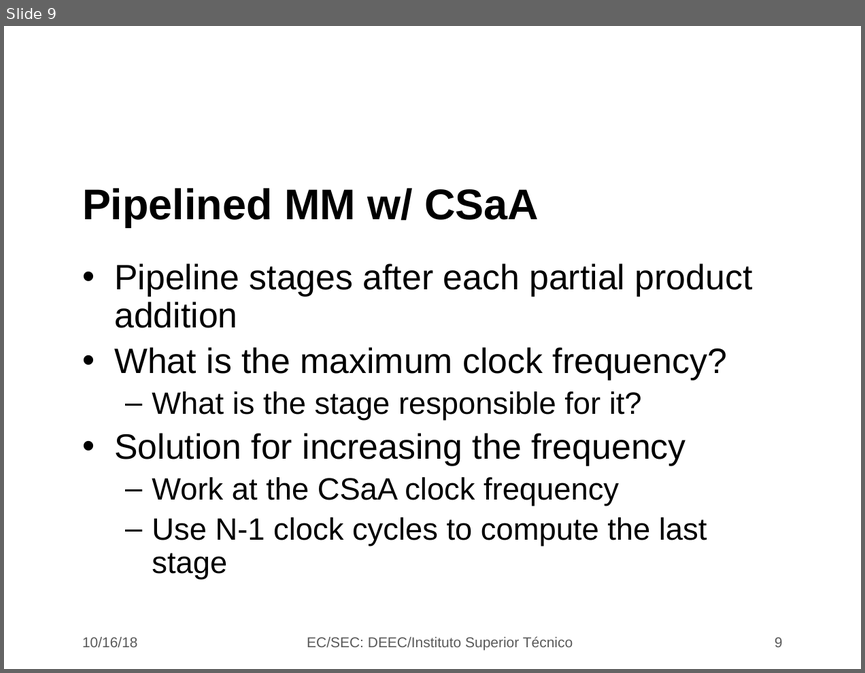
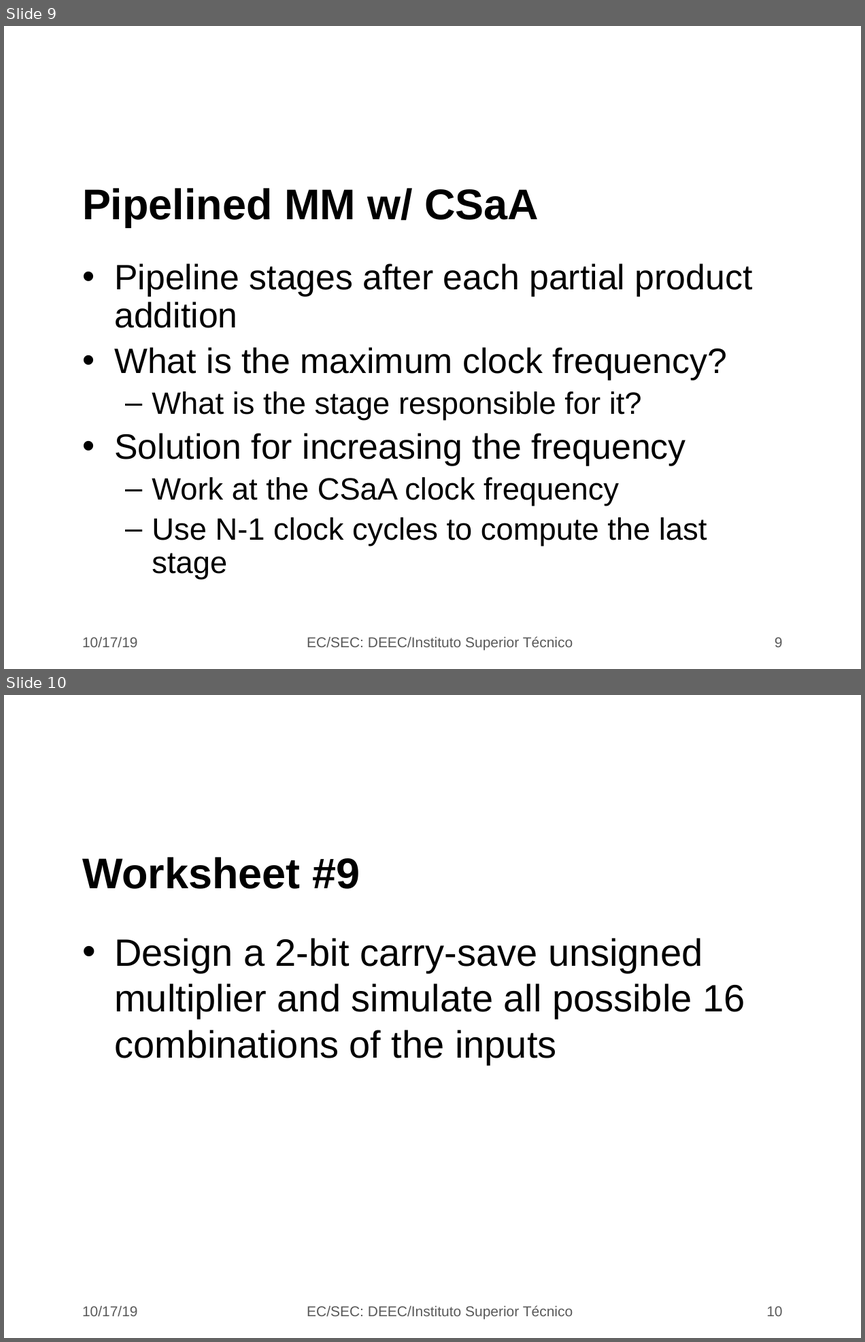
Before and after one commit to jjts/ist-sec, a slide deck: lectures/l9_mults/l9.odp. Shown one above the other, each under a label of ours: slide 9 before the commit, slides 9 and 10 after it. The pictures are 865x673 and 865x1342 pixels, drawn with LibreOffice and Linux fonts; fonts in the diff are those of the drawing; background and template pictures are left out. Boxes give left, top, right and bottom in pixels: in the first picture for what was removed or moved away, otherwise in the second. Text is boxed around its words. In the diff, an @@ line names an element or a change of style, - is before the commit and + after.

```diff
--- a/lectures/l9_mults/l9.odp
+++ b/lectures/l9_mults/l9.odp
@@ slide 10 added at [4,695,861,1338], background picture (left out) @@
@@ title added at [82,857,360,889], 36 pt, text #000000, bold @@
+Worksheet #9
@@ text added at [114,938,745,1064], 32 pt, text #000000 @@
+• Design a 2-bit carry-save unsigned multiplier and simulate all possible 16 combinations of the inputs
@@ text added at [82,1306,138,1316], 12 pt, text #595959 @@
+10/17/19
@@ text added at [307,1305,572,1319], 12 pt, text #595959 @@
+EC/SEC: DEEC/Instituto Superior Técnico
@@ page number added at [766,1306,782,1316], 12 pt, text #595959 @@
+10
@@ slide 9 changed as well @@
@@ text at [82,637,138,647]: text changed @@
-10/16/18
+10/17/19
```
Also in this commit, not shown: 8 other slides changed.
